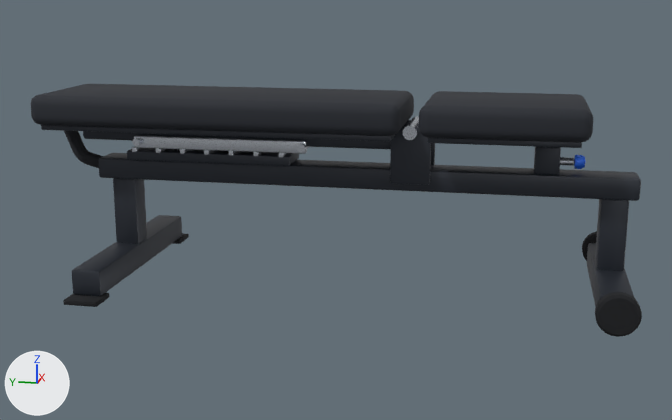
Renders of the glTF model exercise-motion/models/machines/adjustable-bench.glb from each side of a commit.
The view is the same before and after, from a 50 mm camera at (-2.102, -0.24, 0.699) aimed at (-0.01, 0.178, 0.176). Every picture has the same lights, and +X, +Y and +Z are marked at lower left. The picture after the commit comes second. Where no turn or scale is listed for an object, it has been applied to the vertices.

The first picture shows 'back_strut.chrome', 'backrest.frame', 'backrest.pad', 'frame.chrome', 'frame.frame', 'frame.grip', 'frame.rubber', 'seat.frame', 'seat.pad' and 1 more.
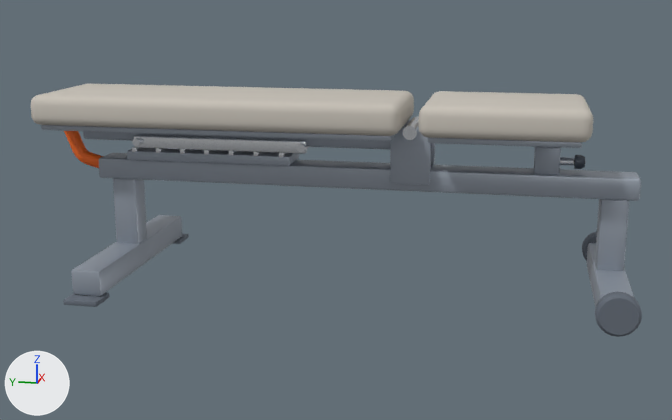
Changed parts and their boxes [x1, y1, x2, y2] in the pictures (672 x 420 px):
'frame.frame', recoloured (dark grey to grey): [72, 120, 641, 307] in both
'backrest.pad', recoloured (black to light grey): [31, 84, 414, 136] in both
'seat.pad', recoloured (black to light grey): [419, 91, 593, 142] in both
'backrest.frame', recoloured (dark grey to grey): [41, 125, 395, 150] in both
'frame.rubber', recoloured: [63, 231, 642, 337] in both
'seat.frame', recoloured (dark grey to grey): [428, 137, 582, 148] in both
'frame.grip', recoloured (black to orange): [64, 131, 103, 168] in both

The change, as a list of edits to the scene's bpy script:
```text
Change mat_mat_frame:
    mat_mat_frame.base_color: (0.0273, 0.0331, 0.0452) -> (0.319, 0.361, 0.423)  # dark grey #2e333c -> grey #99a2ae
Change mat_mat_pad:
    mat_mat_pad.base_color: (0.0168, 0.0203, 0.0284) -> (0.584, 0.546, 0.485)  # black #23272f -> light grey #c9c3b9
Change mat_mat_grip:
    mat_mat_grip.base_color: (0.0103, 0.0123, 0.016) -> (0.888, 0.147, 0.0123)  # black #1a1d22 -> orange #f26b1d
Change mat_mat_rubber:
    mat_mat_rubber.base_color: (0.0075, 0.00857, 0.011) -> (0.127, 0.15, 0.184)  # black #15171b -> grey #646c77
```
